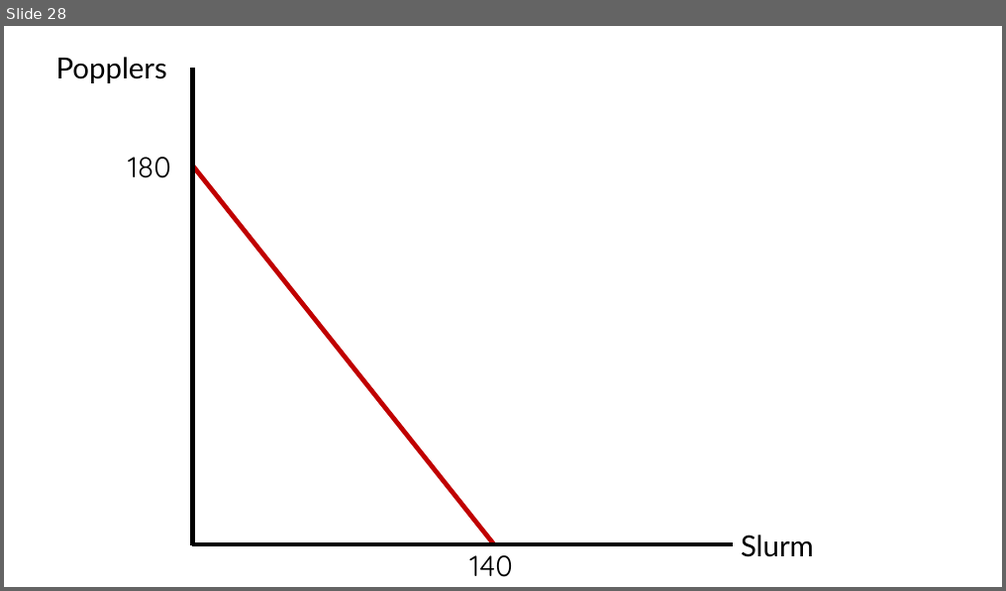
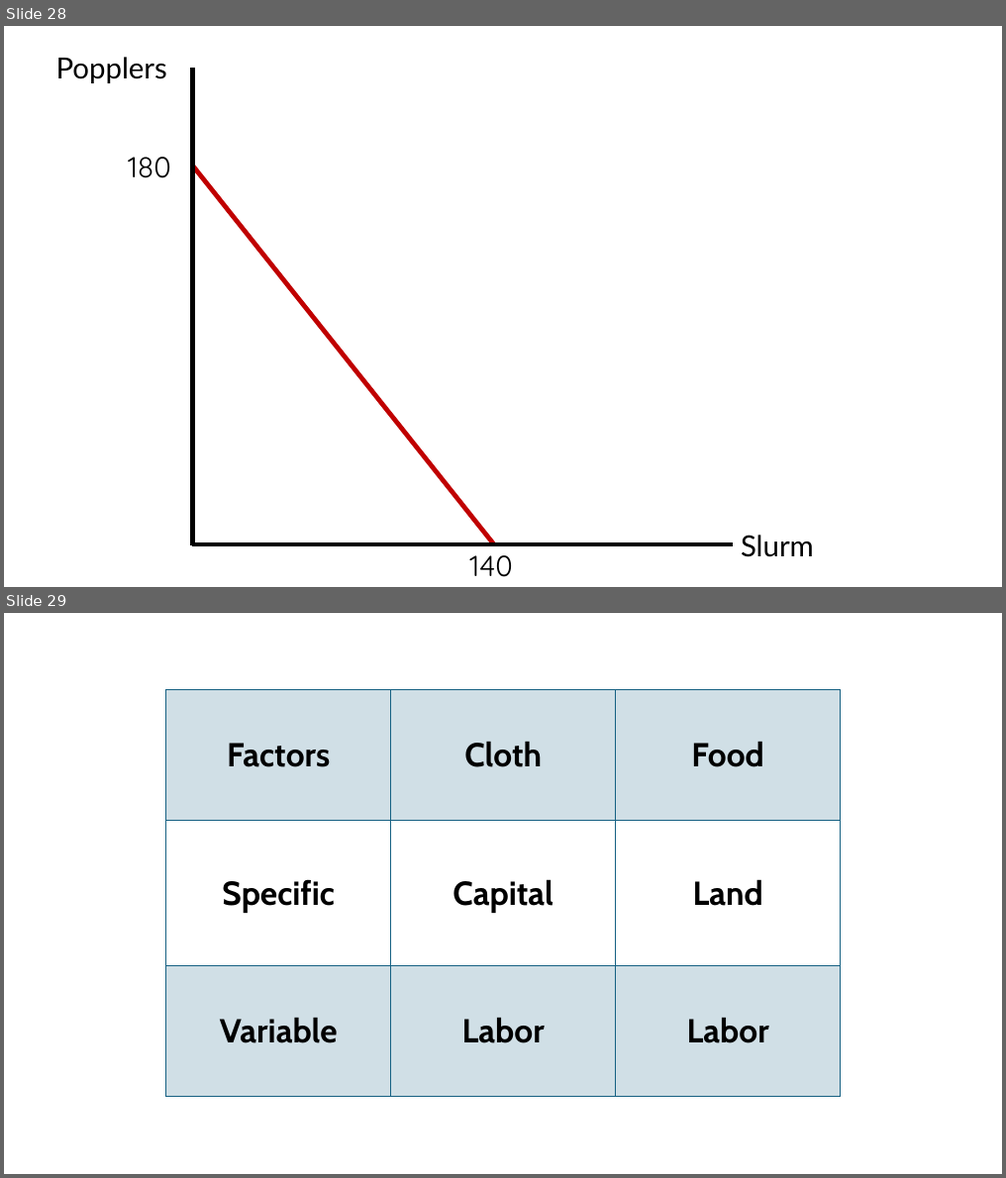
Before and after one commit to jrojas1003/EC-380-Intl-Econ-Issues, a slide deck: Slides/graph-creator.pptx. Shown one above the other, each under a label of ours: slide 28 before the commit, slides 28 and 29 after it. The pictures are 1006x591 and 1006x1178 pixels, drawn with LibreOffice and Linux fonts; fonts in the diff are those of the drawing. Boxes give left, top, right and bottom in pixels: in the first picture for what was removed or moved away, otherwise in the second. Text is boxed around its words. In the diff, an @@ line names an element or a change of style, - is before the commit and + after.

```diff
--- a/Slides/graph-creator.pptx
+++ b/Slides/graph-creator.pptx
@@ slide 29 added at box(4, 613, 1002, 1174), background #FFFFFF @@
@@ table added at box(166, 690, 841, 1096), 3 rows, 3 columns @@
+Factors | Cloth | Food
+Specific | Capital | Land
+Variable | Labor | Labor
```
Also in this commit, not shown: 2 other slides added.
